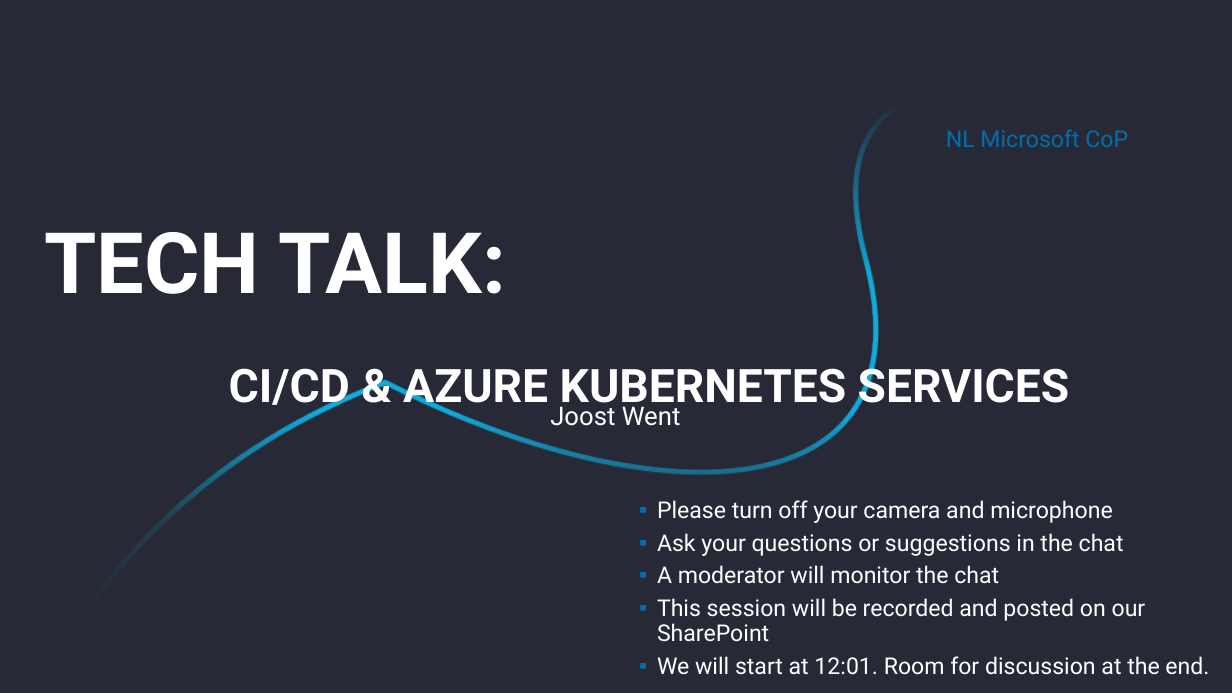
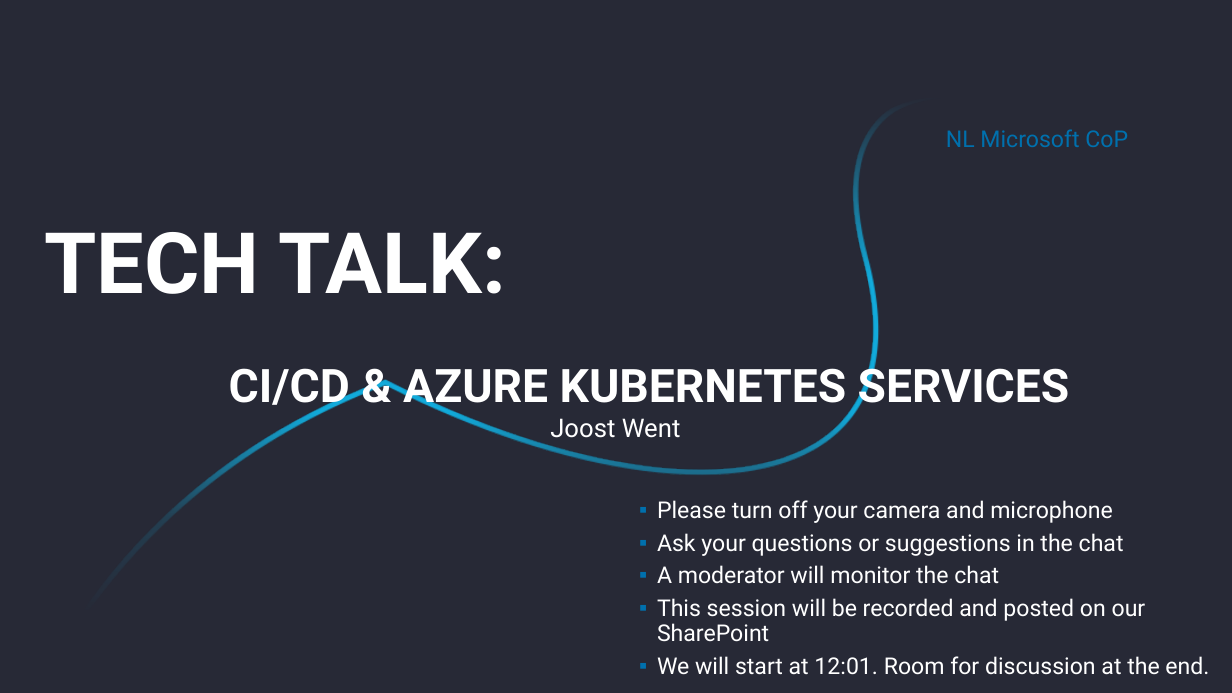
Before and after one commit to joostwent/techtalk-lunch, a slide deck: slide 1 of slides.pptx. Drawn at 1232x693 pixels with LibreOffice and Linux fonts; fonts in the diff are those of the drawing; background and template pictures are left out. Boxes give left, top, right and bottom in pixels: in the first picture for what was removed or moved away, otherwise in the second. Text is boxed around its words. In the diff, an @@ line names an element or a change of style, - is before the commit and + after.

```diff
--- a/slides.pptx
+++ b/slides.pptx
@@ subtitle "Joost Went" rewrapped from box(550, 402, 681, 426) to box(550, 418, 681, 438) @@
```
Also in this commit, not shown: 7 slides added, 1 slide removed, 1 other file.
